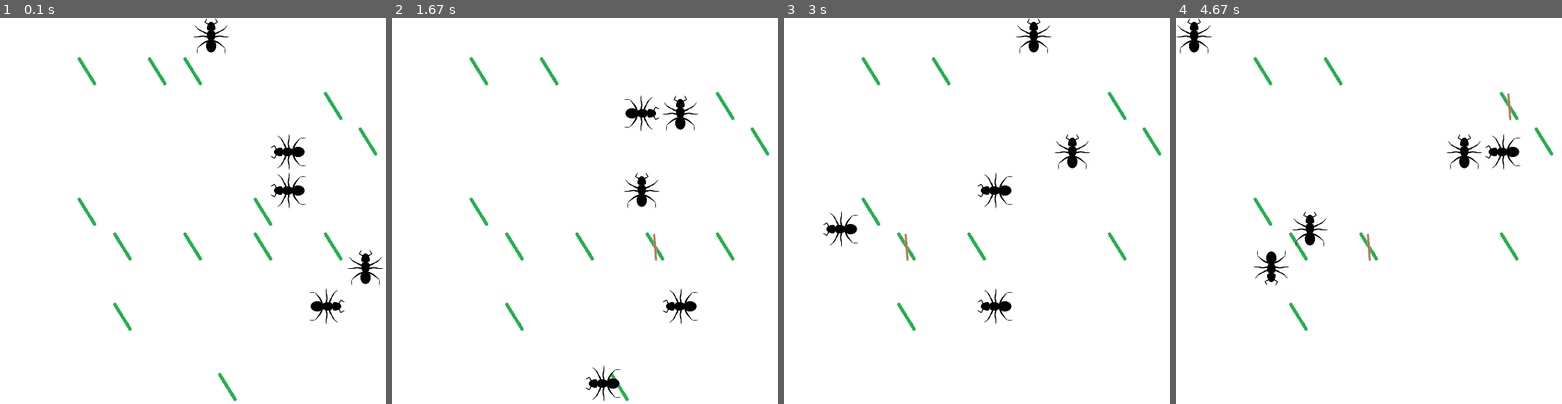
Above: before the commit, frames 1-4 (left to right).
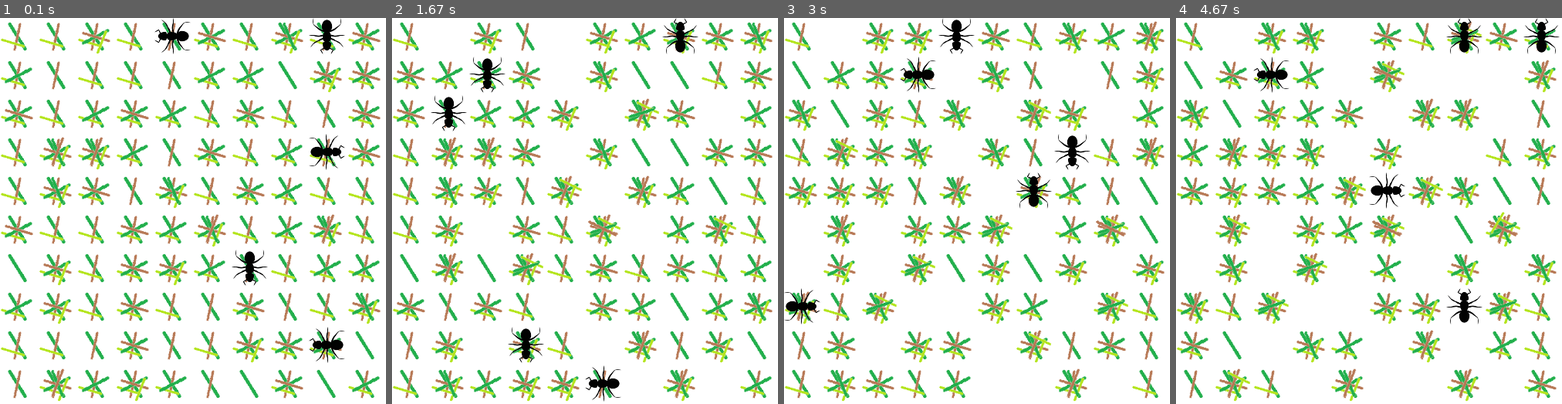
Above: after the commit, the same moments.

Repository: roesel/mravenci
Game: pygame game, started from mravenci_pygame.py
The game is run twice, just before and just after one commit, with the same random seed, the same clock (stepped at 60 frames per second) and the same inputs.
Inputs:
- Up to frame 1 (0.1 s): no input
- Up to frame 2 (1.67 s): no input
- Up to frame 3 (3 s): no input
- Up to frame 4 (4.67 s): no input

The runs differ from the first frame. In frame 1, 23% of the frame differs, in the area x 0-100%, y 0-100%; in frame 2, 21%; in frame 3, 21%; in frame 4, 20%.

Commit message:
Oprava rozmisťování tyčinek a rotace tyčinek.
Dělím 180 číslem 19, aby se mi pozice cyklily až pro velká čísla.

Diff:
--- a/mravenci_pygame.py
+++ b/mravenci_pygame.py
@@ -81,9 +81,9 @@
 
 # Parametry simulace
 pocet_mravencu = 5
-pocet_tycinek = 12
+pocet_tycinek =400
 pocet_obrazku_tycinek = 3
-fps = 6
+fps = 40
 sirka_okna = 500
 vyska_okna = 500
 save = False
@@ -127,7 +127,7 @@
 for a in range (0,pocet_obrazku_tycinek):
     raw_surface_object.append(pygame.image.load(os.path.join('data/bigstick'+str(a)+'.png')).convert_alpha())
 for a in range (0,pocet_tycinek):
-    o = pygame.transform.rotate(raw_surface_object[a%pocet_obrazku_tycinek], ((180/pocet_tycinek)*3*a))
+    o = pygame.transform.rotate(raw_surface_object[a%pocet_obrazku_tycinek], ((180/19)*3*a))
     o = pygame.transform.smoothscale(o, ((sirka_okna-30)/x_max, (vyska_okna-30)/y_max))
     stick_surface_object.append(o)
 
@@ -144,7 +144,7 @@
         for sloupec in radek:
             if sloupec > 0:
                 for a in range(0,sloupec):
-                    window.blit(stick_surface_object[a%pocet_tycinek], (s*(sirka_okna/(x_max+1)), r*(vyska_okna/(y_max+1))))
+                    window.blit(stick_surface_object[a%pocet_tycinek], ((s-1)*(sirka_okna/(x_max)), (r-1)*(vyska_okna/(y_max))))
             s+=1
         s=1
         r+=1
@@ -178,11 +178,11 @@
         i+=1
 
     for event in pygame.event.get():
-       if event.type == pygame.QUIT:
-           sys.exit(0)
-       else:
-           pass
-           #print event
+        if event.type == pygame.QUIT:
+            sys.exit(0)
+        else:
+            pass
+            #print event
 
     pygame.display.update()
     fps_clock.tick(fps)
